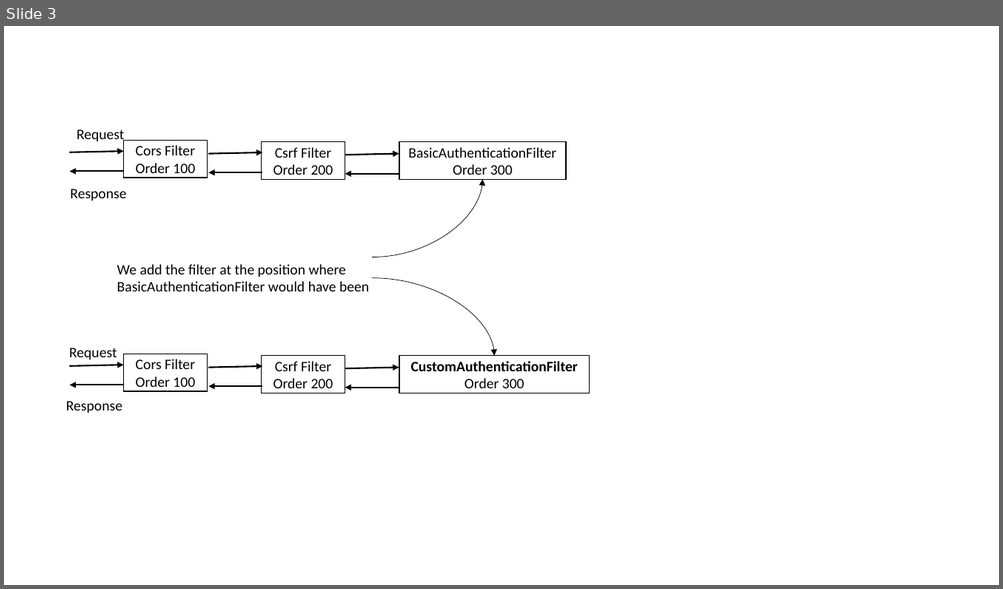
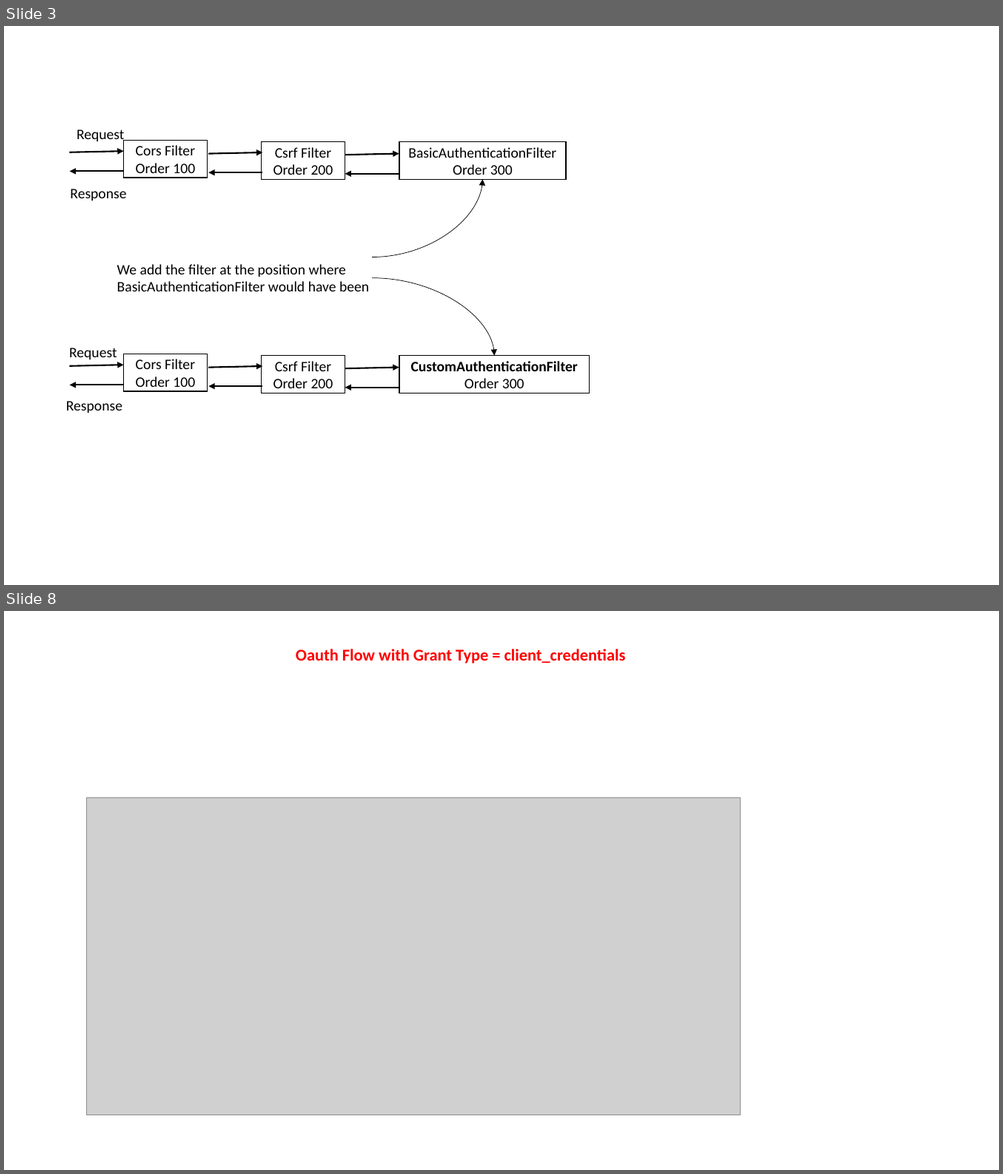
Before and after one commit to bsah790/Spring-Security, a slide deck: spring-security.pptx. Shown one above the other, each under a label of ours: slide 3 before the commit, slides 3 and 8 after it; the slides between them are not shown. The pictures are 1003x589 and 1003x1174 pixels, drawn with LibreOffice and Linux fonts; fonts in the diff are those of the drawing; grey boxes stand for pictures. Boxes give left, top, right and bottom in pixels: in the first picture for what was removed or moved away, otherwise in the second. Text is boxed around its words. In the diff, an @@ line names an element or a change of style, - is before the commit and + after.

```diff
--- a/spring-security.pptx
+++ b/spring-security.pptx
@@ slide 8 added at (4, 611, 999, 1170), background #FFFFFF @@
@@ text added at (296, 649, 626, 664), 16 pt, text #FF0000, bold @@
+Oauth Flow with Grant Type = client_credentials
@@ picture added at (86, 797, 740, 1116) @@
```
Also in this commit, not shown: 4 other slides added.
